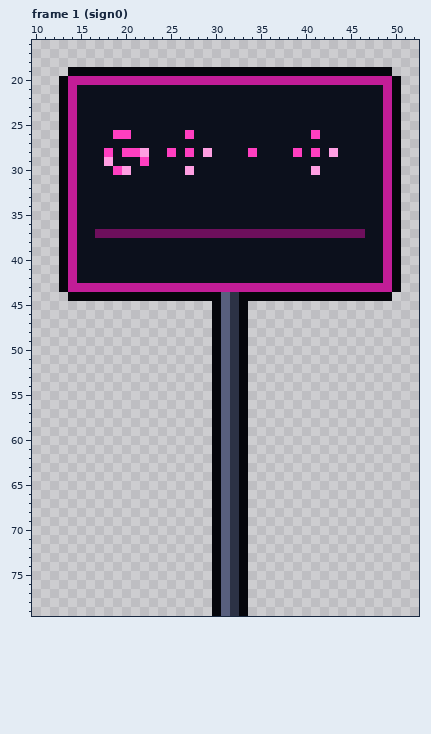
File history of a pixel-art file, art/nh_deco.aseprite. The first picture shows the starting point.
64x80 pixels, 30 frames. Colours within 5 levels of each other are drawn and written as one. Shown: frame 1 (sign0): x 10..52, y 16..79. The commit also changed other frames, which this record leaves out.
After the commit:
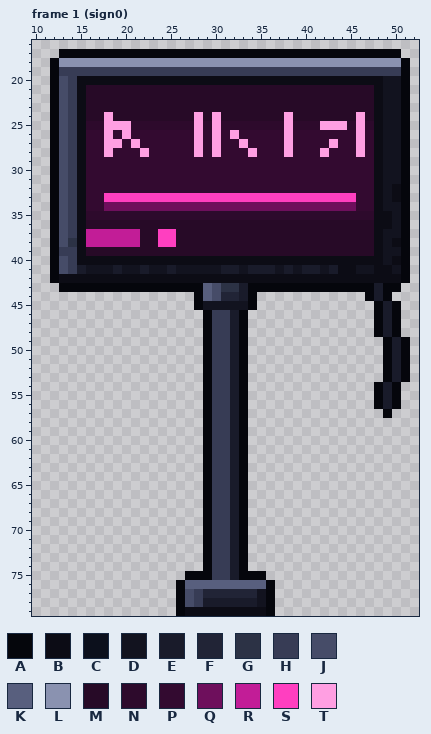
Palette (. is transparent): A #05060c  B #0c0c15  C #0c101c  D #12131f  E #191b2a  F #212436  G #2c3245  H #373c55  J #464c68  K #585f7e  L #8a92b0  M #270a27  N #2d0a2c  P #330a30  Q #6e0f5c  R #c21d97  S #ff3fc0  T #ff9fe2
Difference:
Changed rows in their new state; - is an unchanged pixel.
Frame 1 (sign0):
first column x 12:
17 -AAAAAAAAAAAAAAAAAAAAAAAAAAAAAAAAAAAAAA-
18 ALLLLLLLLLLLLLLLLLLLLLLLLLLLLLLLLLLLLLLA
19 AHHHHHHHHHHHHHHHHHHHHHHHHHHHHHHHHHHHHHHA
20 AJHBBBBBBBBBBBBBBBBBBBBBBBBBBBBBBBBBBDDA
21 AJHBMMMMMMMMMMMMMMMMMMMMMMMMMMMMMMMMBDDA
22 AJHBMMMMMMMMMMMMMMMMMMMMMMMMMMMMMMMMBDDA
23 AJHBMMMMMMMMMMMMMMMMMMMMMMMMMMMMMMMMBDDA
24 AJHBMMTMMMMMMMMMTMTMMMMMMMTMMMMMMMTMBDDA
25 AJHBNNTTTNNNNNNNTNTNNNNNNNTNNNTTTNTNBDDA
26 AJHBPPTPTPPPPPPPTPTPTPPPPPTPPPPPPPTPBDDA
27 AJHBPPTTPTPPPPPPTPTPPTPPPPTPPPPTPPTPBDDA
28 AJHBPPTPPP-PPPPPTPTPPPTPPPTPPPTPPPTPBDDA
29 AJHBPPPPPPPPPPPPPPPPPPPPPPPPPPPPPPPPBDDA
30 AJHBPPPPPPPPPPPPPPPPPPPPPPPPPPPPPPPPBDDA
31 AJHBPPPPPPPPPPPPPPPPPPPPPPPPPPPPPPPPBDDA
32 AJHBPPPPPPPPPPPPPPPPPPPPPPPPPPPPPPPPBDBA
33 AJHBPPSSSSSSSSSSSSSSSSSSSSSSSSSSSSPPBDBA
34 AJHBPPQQQQQQQQQQQQQQQQQQQQQQQQQQQQPPBDDA
35 AJHBNNNNNNNNNNNNNNNNNNNNNNNNNNNNNNNNBBDA
36 AJHBMMMMMMMMMMMMMMMMMMMMMMMMMMMMMMMMBBDA
37 AJHBRRRRRRMMSSMMMMMMMMMMMMMMMMMMMMMMBDDA
38 AJGBRRRRRRMMSSMMMMMMMMMMMMMMMMMMMMMMBDBA
39 AHHBMMMMMMMMMMMMMMMMMMMMMMMMMMMMMMMMBDDA
40 AJHBBBBBBBBBBBBBBBBBBBBBBBBBBBBBBBBBBDBA
41 AJHEDDDEDDEDDEDDDDDEEDEEEDEDEEDEBBDDBBDA
42 ABBBBBBBBBBBBBBBBBBBBBBBBBBBBBBBBBBBBBBA
43 --AAAAAAAAAAAAAAAKJGGEAAAAAAAAAAAAAAEA--
44 --..............-KJFFE-............-E---
45 ----------------ADDDDDA-------------AEA-
46 -----------------AHHE---------------AEA-
47 -----------------AHHE---------------AEA-
48 -----------------AHHE---------------AEA-
49 -----------------AHHE----------------AEA
50 -----------------AHHE----------------AEA
51 -----------------AHHE----------------AEA
52 -----------------AHHE----------------AEA
53 -----------------AHHE----------------AEA
54 -----------------AHHE---------------AEA-
55 -----------------AHHE---------------AEA-
56 -----------------AHHE---------------AEA-
57 -----------------AHHE----------------A--
58 -----------------AHHE-------------------
59 -----------------AHHE-------------------
60 -----------------AHHE-------------------
61 -----------------AHHE-------------------
62 -----------------AHHE-------------------
63 -----------------AHHE-------------------
64 -----------------AHHE-------------------
65 -----------------AHHE-------------------
66 -----------------AHHE-------------------
67 -----------------AHHE-------------------
68 -----------------AHHE-------------------
69 -----------------AHHE-------------------
70 -----------------AHHE-------------------
71 -----------------AHHE-------------------
72 -----------------AHHE-------------------
73 -----------------AHHE-------------------
74 -----------------AHHE-------------------
75 ---------------AAAHHE-AA----------------
76 --------------AKKKK-KKKKA---------------
77 --------------AJHFFFFFFDA---------------
78 --------------AJHEEEEEEDA---------------
79 --------------ABBBBBBBBBA---------------
Boxes around the changes in both pictures, in picture pixels (x1, y1, x2, y2):
changed: (50, 49, 410, 616)
